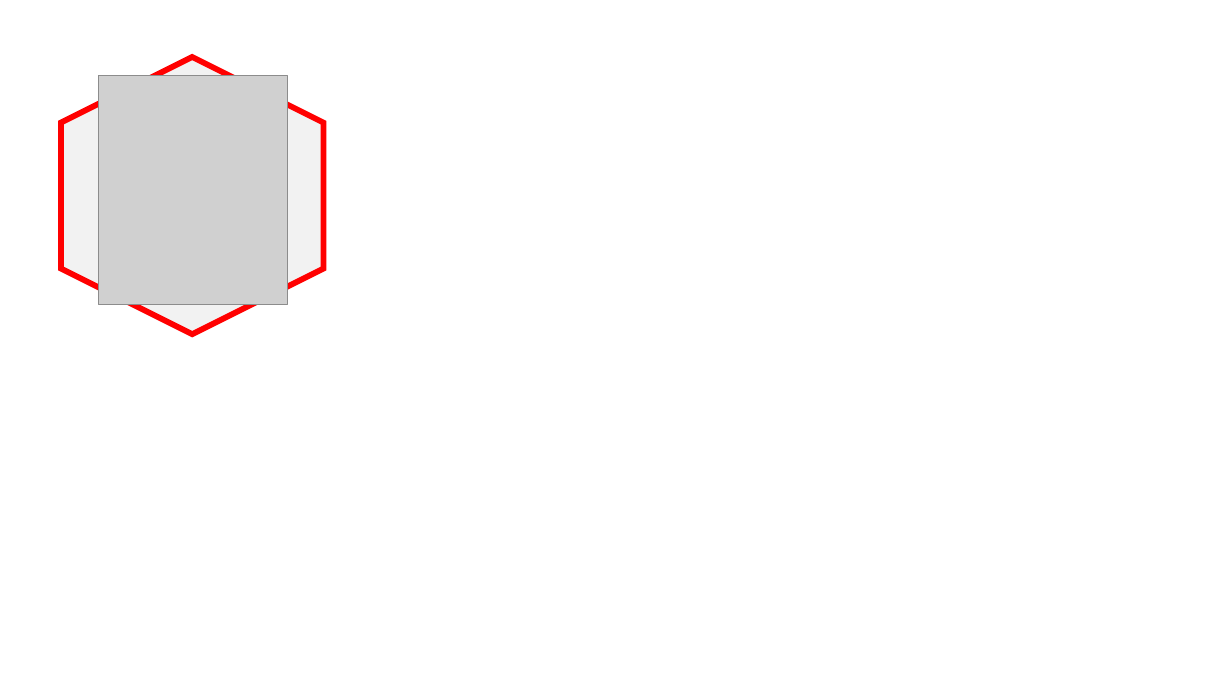
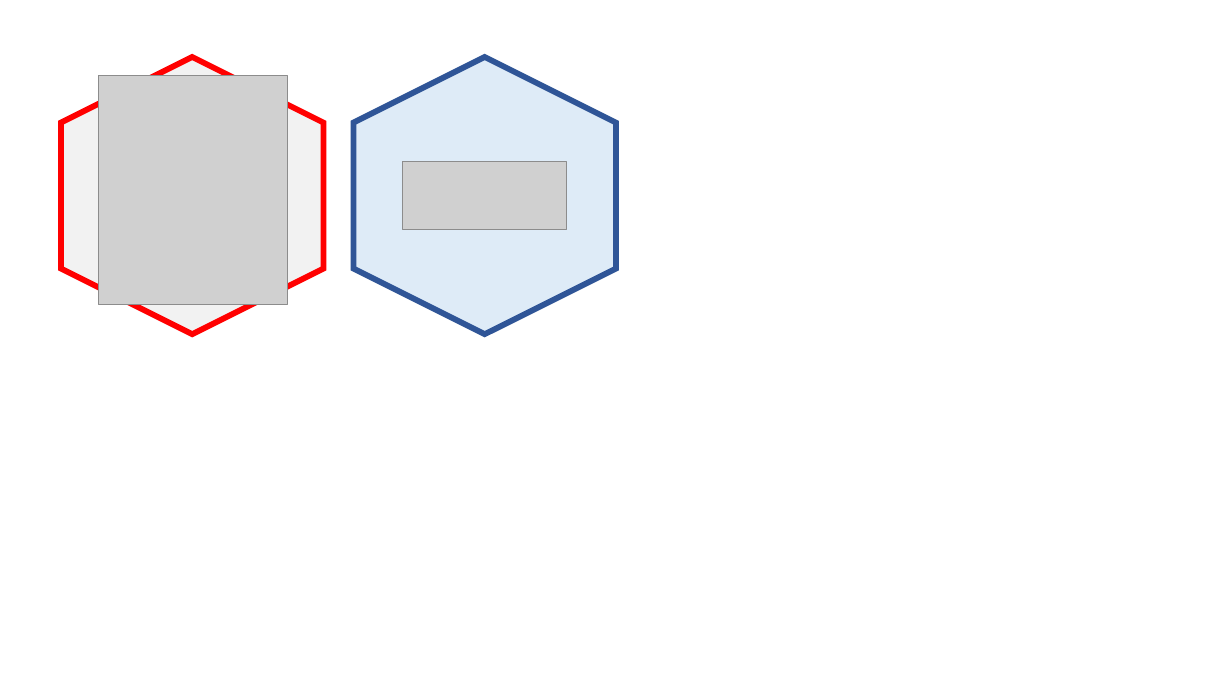
Before and after one commit to coltongearhart/myportfolio, a slide deck: slide 3 of files/images/Content.pptx. Drawn at 1232x693 pixels with LibreOffice and Linux fonts; fonts in the diff are those of the drawing; grey boxes stand for pictures. Boxes give left, top, right and bottom in pixels: in the first picture for what was removed or moved away, otherwise in the second. Text is boxed around its words. In the diff, an @@ line names an element or a change of style, - is before the commit and + after.

```diff
--- a/files/images/Content.pptx
+++ b/files/images/Content.pptx
@@ hexagon added at [354,57,616,335], fill #DEEBF7, outline #2F5597 4.5 pt @@
@@ picture added at [403,162,567,229] @@
```
Also in this commit, not shown: 7 other files.
